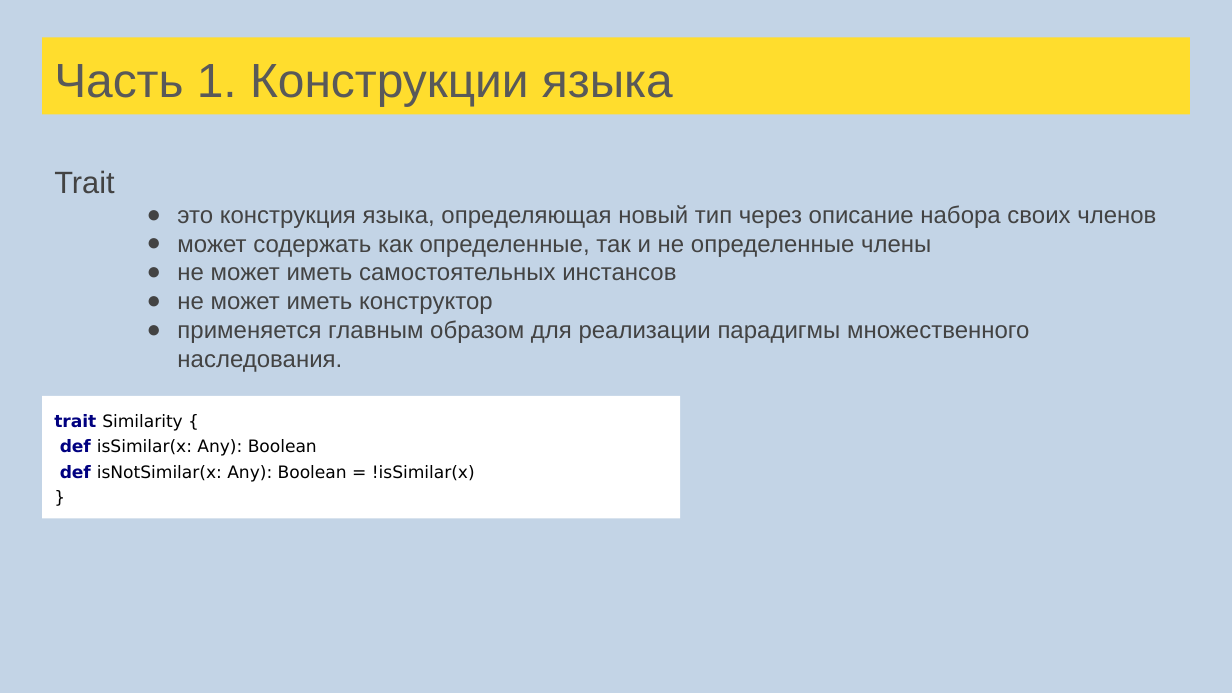
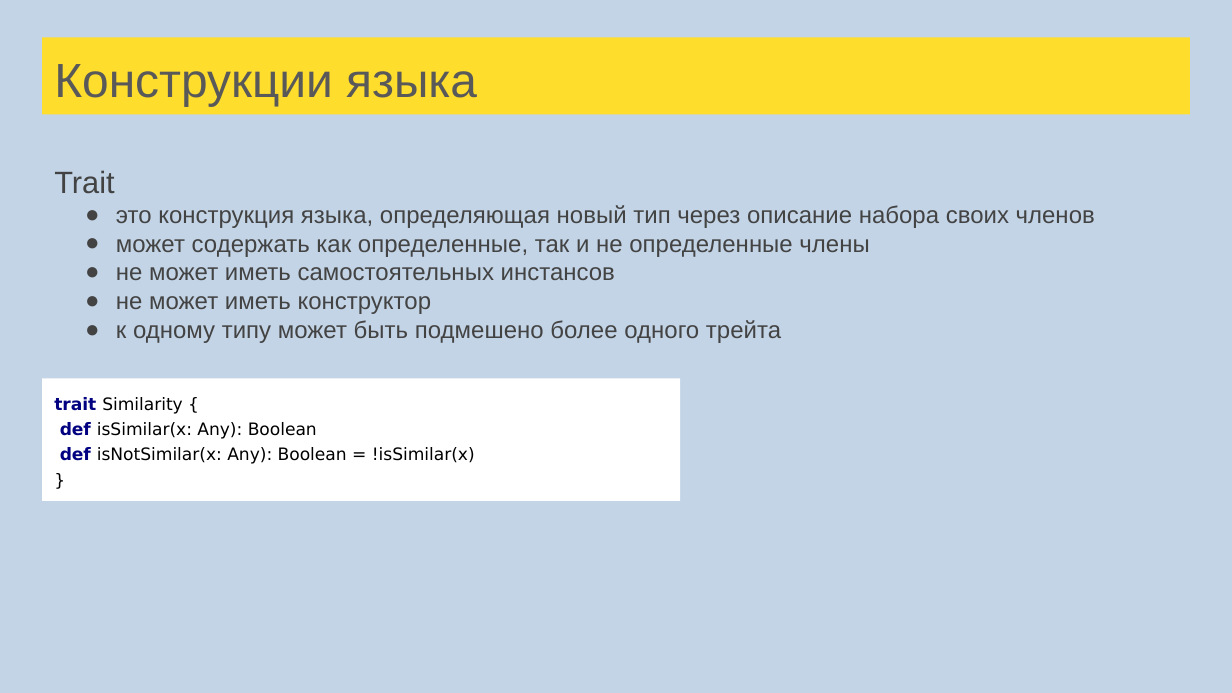
Before and after one commit to sergeypopov83/scala-school, a slide deck: slide 72 of src/main/resources/Лекции Scala для FinTech.pptx. Drawn at 1232x693 pixels with LibreOffice and Linux fonts; fonts in the diff are those of the drawing. Boxes give left, top, right and bottom in pixels: in the first picture for what was removed or moved away, otherwise in the second. Text is boxed around its words. In the diff, an @@ line names an element or a change of style, - is before the commit and + after.

```diff
--- a/src/main/resources/Лекции Scala для FinTech.pptx
+++ b/src/main/resources/Лекции Scala для FinTech.pptx
@@ title at <box>54,64,477,106</box>: text changed @@
-Часть 1. Конструкции языка
+Конструкции языка
@@ text at <box>116,205,1095,314</box>: indent changed @@
@@ text at <box>116,320,781,343</box>: text changed @@
-● применяется главным образом для реализации парадигмы множественного наследования.
+● к одному типу может быть подмешено более одного трейта
@@ rectangle "trait Similarity {": place and size @@
-rectangle "trait Similarity {" at <box>42,395,680,519</box>
+rectangle "trait Similarity {" at <box>42,378,680,501</box>
```
Also in this commit, not shown: 121 other slides changed, 5 slides added, 5 slides removed, 58 other files.
